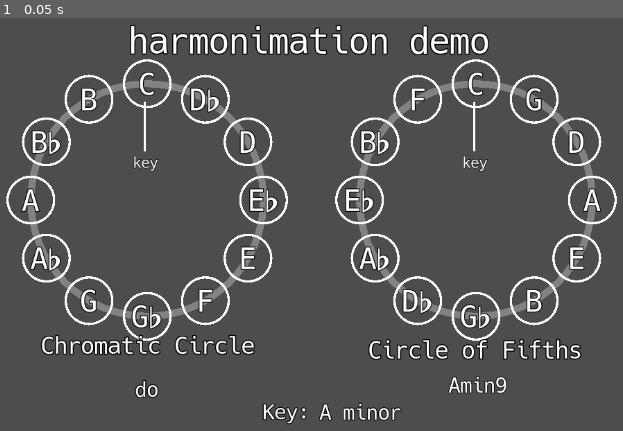
Above: before the commit, frame 1.
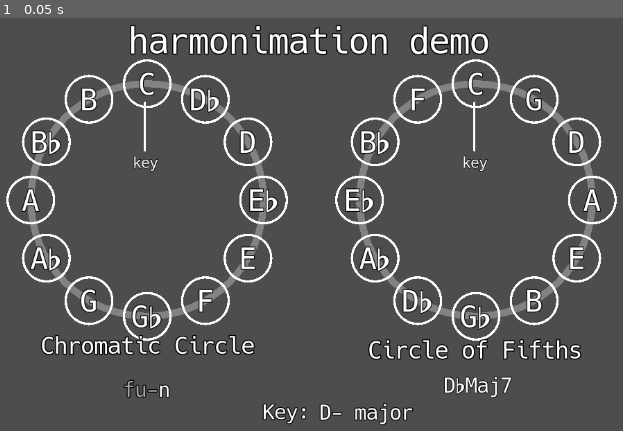
Above: after the commit, the same moment.

Repository: melodysium/harmonimation
Game: Godot game, scene res://src/video/video.tscn
Same seed, same stepped clock (60 frames per second), same inputs: the game is played once before the commit and once after it. The project has no main scene, so this scene is started directly.
Inputs:
- Up to frame 1 (0.05 s): no input

The runs differ from the first frame. In frame 1, 0.7% of the frame differs, in the area x 19-83%, y 86-99%.

Commit message:
feat: start implementing node_provider

Diff:
--- a/godot-animator/src/video/video.tscn
+++ b/godot-animator/src/video/video.tscn
@@ -1612,7 +1612,7 @@
 }
 tracks/133/type = "audio"
 tracks/133/imported = false
-tracks/133/enabled = false
+tracks/133/enabled = true
 tracks/133/path = NodePath("AudioStreamPlayer")
 tracks/133/interp = 1
 tracks/133/loop_wrap = true
@@ -1709,7 +1709,7 @@
 offset_bottom = 569.0
 theme = ExtResource("11_4pb6b")
 theme_override_constants/outline_size = 6
-text = "Amin9"
+text = "D♭Maj7"
 text_source = 2
 
 [node name="CurrentLyrics" parent="." unique_id=948670699 instance=ExtResource("10_0d2eh")]
@@ -1719,7 +1719,7 @@
 offset_bottom = 586.0
 theme = ExtResource("11_4pb6b")
 theme_override_constants/outline_size = 8
-text = "do"
+text = "[color=dark_gray]fu[/color][color=dark_gray]-[/color]n"
 text_source = 1
 transition_time = 0.001
 
@@ -1730,7 +1730,7 @@
 offset_bottom = 619.0
 theme = ExtResource("11_4pb6b")
 theme_override_constants/outline_size = 8
-text = "A minor"
+text = "D- major"
 horizontal_alignment = 0
 text_source = 3
 
Not shown, changed: godot-animator/addons/harmonimation/hrmn_renderer/hrmn_renderer.tscn
Not shown, added: godot-animator/addons/harmonimation/hrmn_renderer/node_provider.gd
Not shown, added: godot-animator/addons/harmonimation/hrmn_renderer/node_provider.gd.uid
